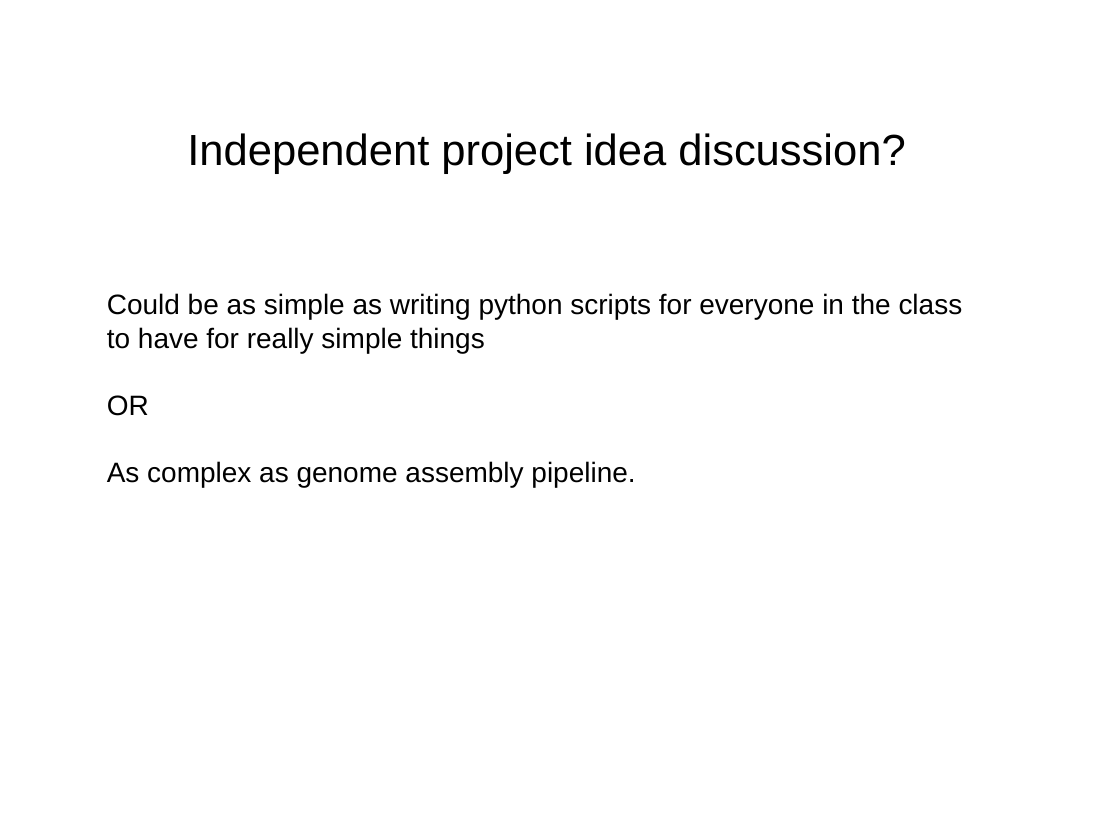
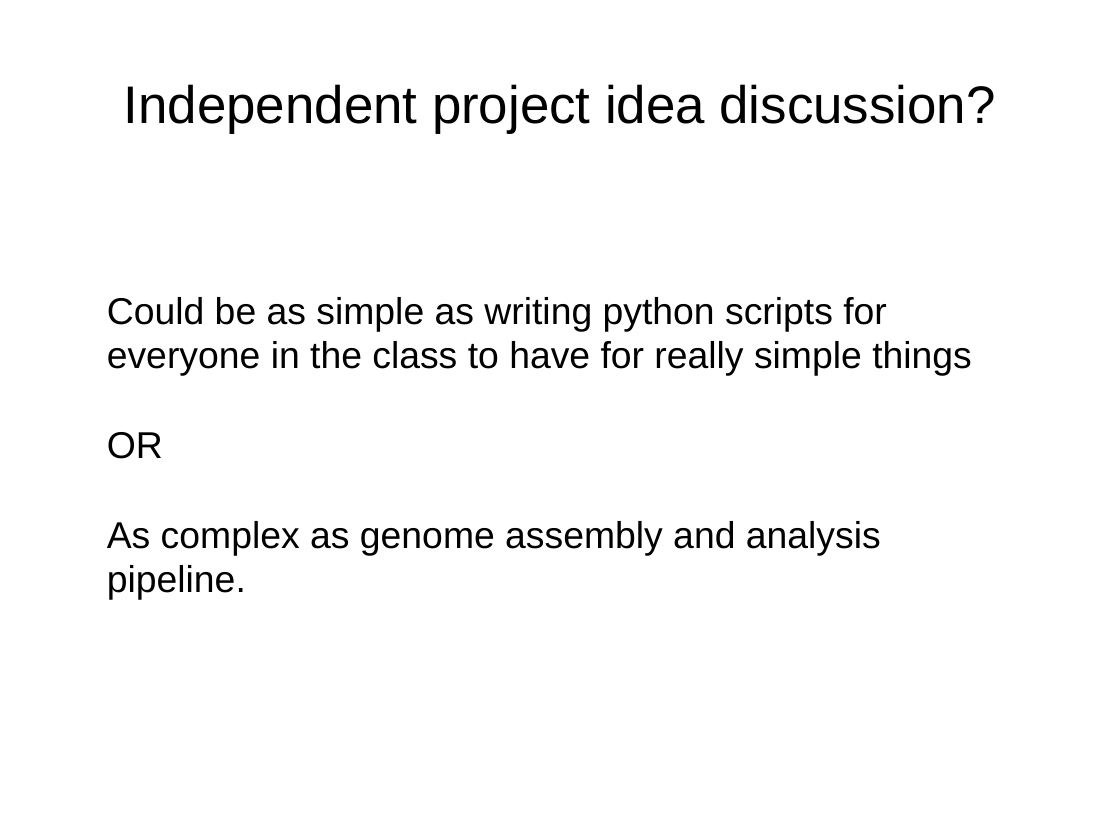
Before and after one commit to tparchman/F26_BIOL792, a slide deck: slide 25 of week2_LinuxII/week2.pptx. Drawn at 1120x840 pixels with LibreOffice and Linux fonts; fonts in the diff are those of the drawing. Boxes give left, top, right and bottom in pixels: in the first picture for what was removed or moved away, otherwise in the second. Text is boxed around its words. In the diff, an @@ line names an element or a change of style, - is before the commit and + after.

```diff
--- a/week2_LinuxII/week2.pptx
+++ b/week2_LinuxII/week2.pptx
@@ text "Independent project idea discussion?": place and size @@
-text "Independent project idea discussion?" at box(187, 133, 905, 174)
+text "Independent project idea discussion?" at box(124, 84, 996, 134)
@@ text "Independent project idea discussion?" at box(124, 84, 996, 134): size 28 to 34 pt @@
@@ text at box(107, 297, 972, 459): size 18 to 24 pt in "Could be as simple as writing python ...", "OR" @@
@@ text at box(107, 521, 881, 600): text changed; size 18 to 24 pt @@
-As complex as genome assembly pipeline.
+As complex as genome assembly and analysis pipeline.
```
Also in this commit, not shown: 6 other slides changed, 23 other files.
